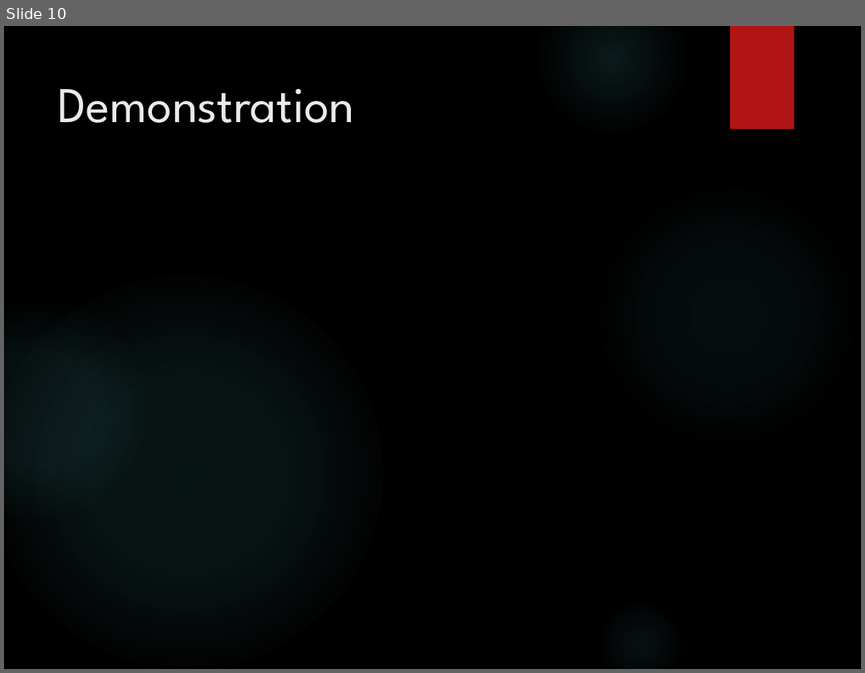
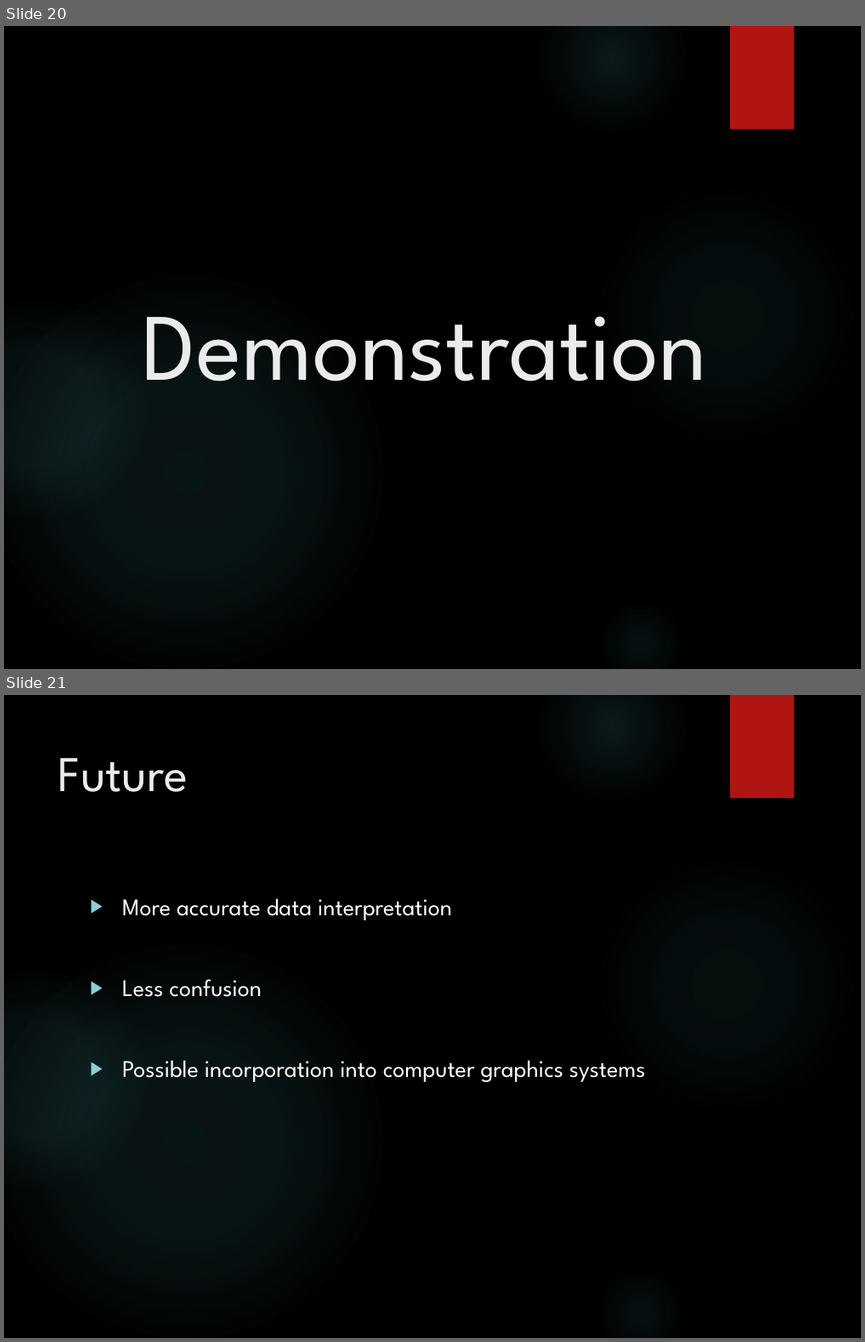
Before and after one commit to seancoogan/vtk_dynamic_color, a slide deck: MSIM741_slides_BARBACHEM_COOGAN.pptx. Shown one above the other, each under a label of ours: slide 10 before the commit, slides 20 and 21 after it. The pictures are 865x673 and 865x1342 pixels, drawn with LibreOffice and Linux fonts; fonts in the diff are those of the drawing; background and template pictures are left out. Boxes give left, top, right and bottom in pixels: in the first picture for what was removed or moved away, otherwise in the second. Text is boxed around its words. In the diff, an @@ line names an element or a change of style, - is before the commit and + after.

```diff
--- a/MSIM741_slides_BARBACHEM_COOGAN.pptx
+++ b/MSIM741_slides_BARBACHEM_COOGAN.pptx
@@ slide 21 added at box(4, 695, 861, 1338), background picture (left out); not listed: 6 template elements that a slide beside it also shows @@
@@ title added at box(58, 758, 188, 792), 42 pt, text #EBEBEB @@
+Future
@@ text added at box(122, 898, 646, 1082), 20 pt, text #FFFFFF @@
+▶ More accurate data interpretation
+▶ Less confusion
+▶ Possible incorporation into computer graphics systems
@@ what was slide 10 is now slide 20 @@
@@ slide 20 changed as well @@
@@ title "Demonstration": place and size @@
-title "Demonstration" at box(58, 89, 354, 123)
+title "Demonstration" at box(143, 316, 708, 381)
@@ title "Demonstration" at box(143, 316, 708, 381): size 42 to 80 pt; alignment left to centre @@
```
Also in this commit, not shown: 1 other slide changed, 10 other slides added, 3 slides removed.
